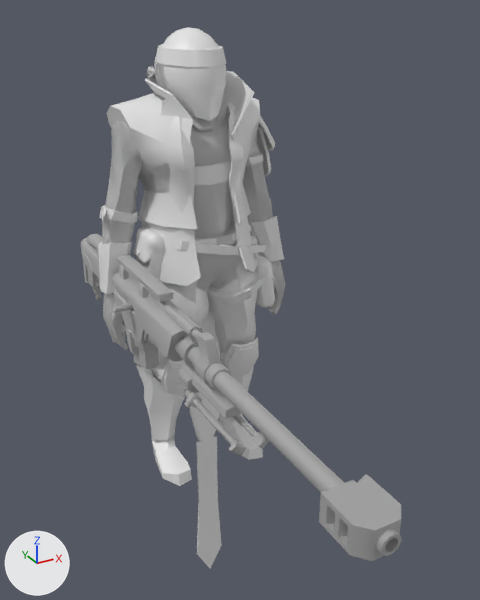
One commit to the FBX model DriverUnityProject/Assets/Driver/FBX/Slugger.fbx: the scene before it, then after it.
Camera for both pictures: a 50 mm lens placed at (-0.012, -0.0254, 0.0207), pointed at (-0.0001, -0.0038, 0.0099). Lighting does not change. The marker at lower left points along +X, +Y and +Z. Where no turn or scale is listed for an object, it has been applied to the vertices.

Names of what the first picture shows: 'meshSlugger', 'meshSluggerCloth', 'meshSniperRifle', 'meshSuit', 'meshSuit2', 'meshTie'.
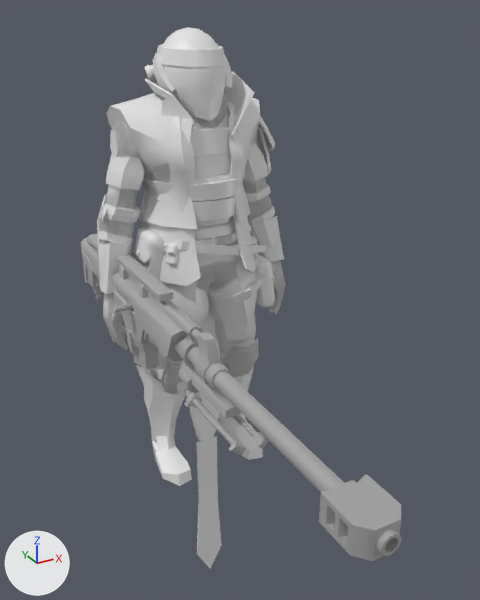
Location of each change, (x1, y1, x2, y2) in pixels of the pictures (480 x 600 px):
'meshSpecialForces', added
    after: (97, 53, 275, 452)
'meshSuit2', unchanged, covered by the edit
    before: (147, 57, 251, 442)
    after: (155, 76, 251, 442)

The edits, one by one:
Material 'matSlugger.001' (mat_matslugger_001) is new.
Its base color is (0.8, 0.8, 0.8) (white #e7e7e7).
Its roughness is 0.4.
Mesh me_meshspecialforces is new.
It has 4004 vertices, 3880 faces and spans x -0.0045..0.0045, y -0.0017..0.0027, z 0.0..0.0198.
It uses material mat_matslugger_001 (white #e7e7e7).
Object 'meshSpecialForces' (ob_meshspecialforces) is new; it shows me_meshspecialforces.
Its location is (0.0, 0.0, 0.0).
